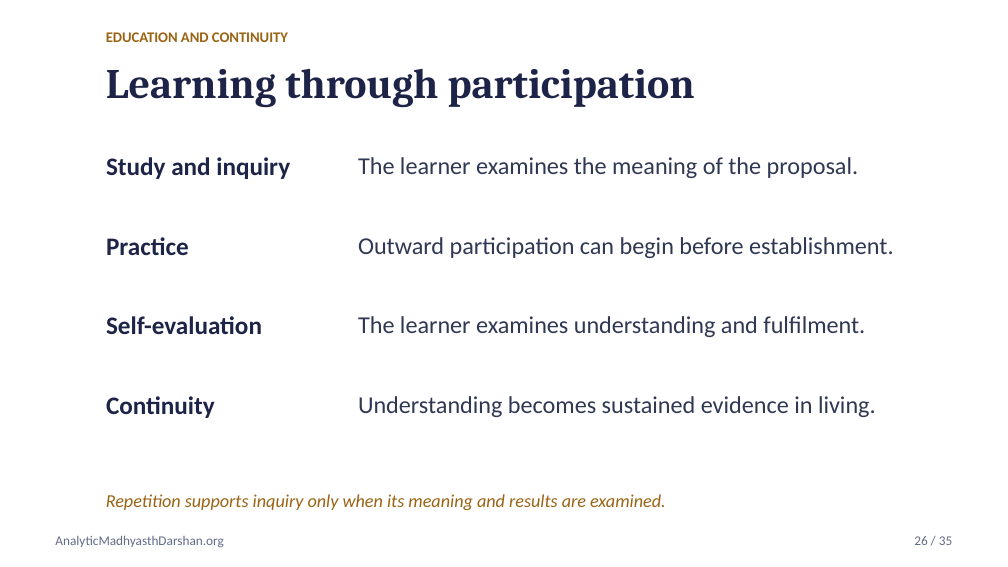
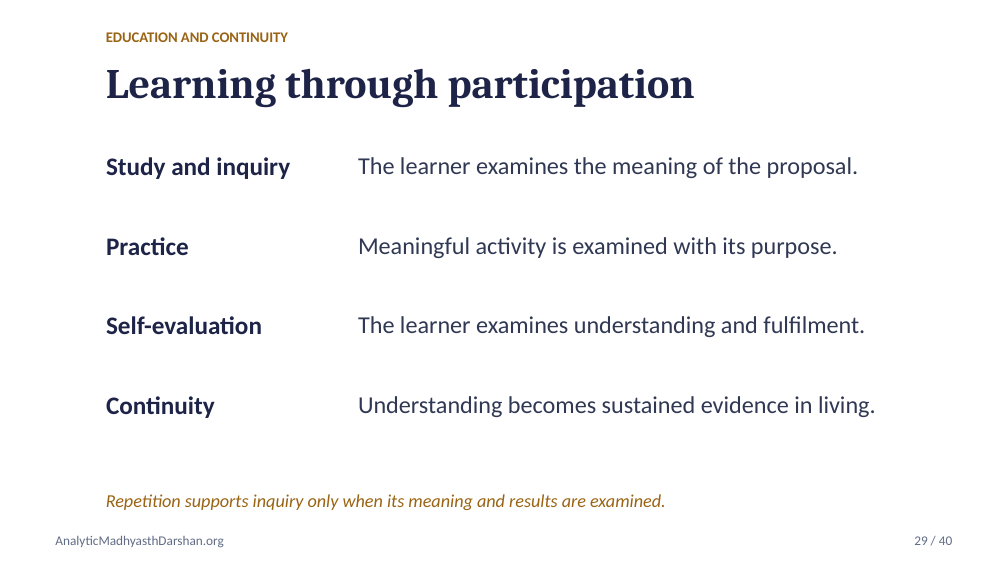
Before and after one commit to raghavamohan/AnalyticMadhyasthDarshan, a slide deck: slide 29 of Studies/Axiology-Value-Theory/Axiology-Value-Theory-Madhyasth-Darshan.pptx (slide 26 before the commit). Drawn at 1008x567 pixels with LibreOffice and Linux fonts; fonts in the diff are those of the drawing. Boxes give left, top, right and bottom in pixels: in the first picture for what was removed or moved away, otherwise in the second. Text is boxed around its words. In the diff, an @@ line names an element or a change of style, - is before the commit and + after.

```diff
--- a/Studies/Axiology-Value-Theory/Axiology-Value-Theory-Madhyasth-Darshan.pptx
+++ b/Studies/Axiology-Value-Theory/Axiology-Value-Theory-Madhyasth-Darshan.pptx
@@ text at [358, 237, 838, 258]: text changed @@
-Outward participation can begin before establishment.
+Meaningful activity is examined with its purpose.
@@ text at [914, 536, 952, 545]: text changed @@
-26 / 35
+29 / 40
```
Also in this commit, not shown: 34 other slides changed, 5 slides added, 12 other files.
